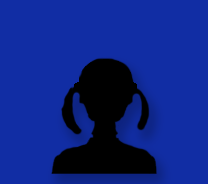
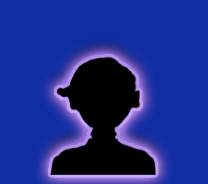
Layer changes from the first w=208, h=184 image to the second:
added layer "Layer 7" above "Layer 6" over [34, 38, 173, 184]
added layer "Layer 5" above "Layer 4" over [34, 38, 173, 184]
showed "Layer 4" over [34, 38, 173, 184]
showed "Layer 3" over [34, 38, 173, 184]
